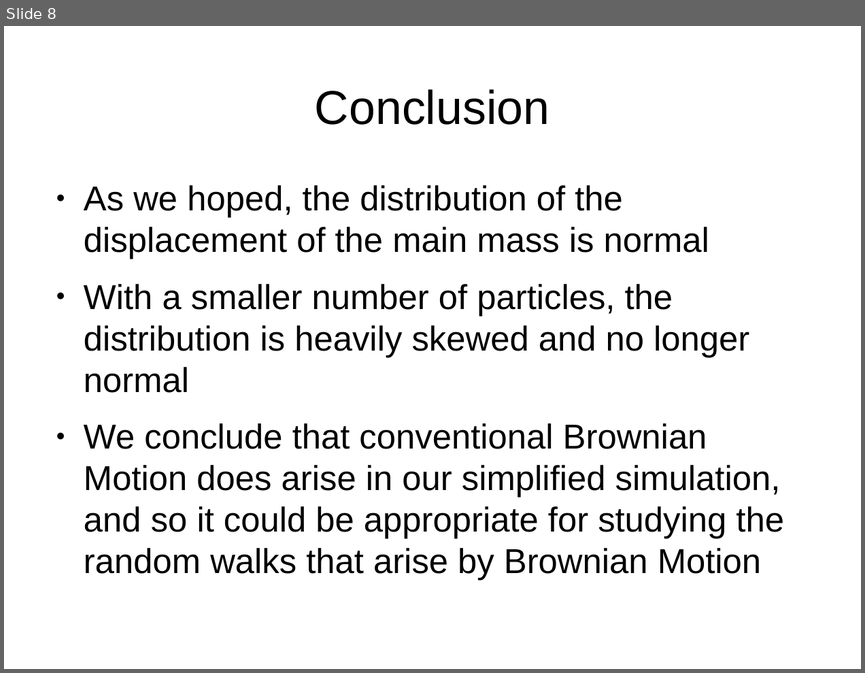
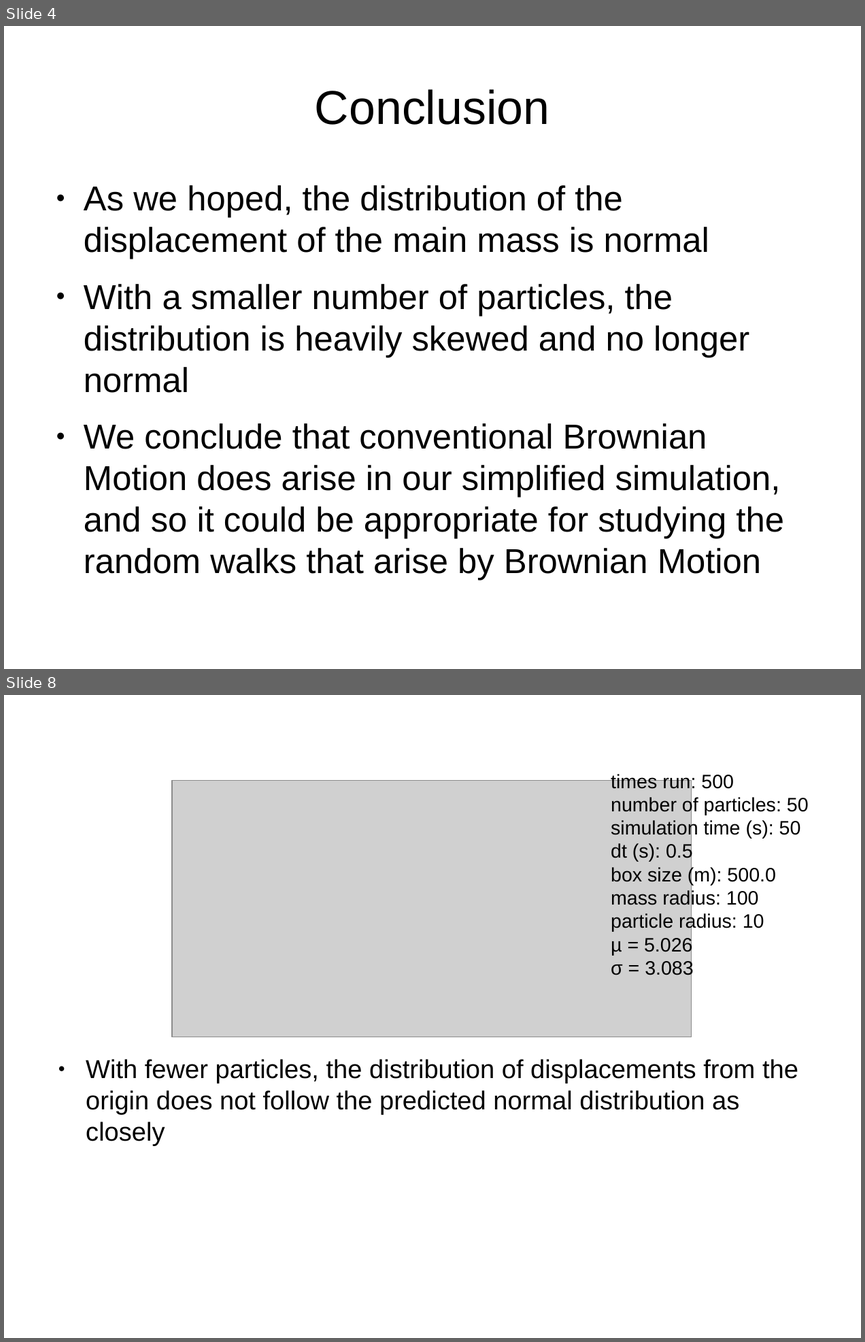
Before and after one commit to djynth/brownian-motion, a slide deck: Slides.odp. Shown one above the other, each under a label of ours: slide 8 before the commit, slides 4 and 8 after it; the slides between them are not shown. The pictures are 865x673 and 865x1342 pixels, drawn with LibreOffice and Linux fonts; fonts in the diff are those of the drawing; grey boxes stand for pictures. Boxes give left, top, right and bottom in pixels: in the first picture for what was removed or moved away, otherwise in the second. Text is boxed around its words. In the diff, an @@ line names an element or a change of style, - is before the commit and + after.

```diff
--- a/Slides.odp
+++ b/Slides.odp
@@ slide 8 added at (x1=4, y1=695, x2=861, y2=1338), background #FFFFFF @@
@@ text added at (x1=611, y1=773, x2=808, y2=979), 18 pt, text #000000 @@
+times run: 500
+number of particles: 50
+simulation time (s): 50
+dt (s): 0.5
+box size (m): 500.0
+mass radius: 100
+particle radius: 10
+µ = 5.026
+σ = 3.083
@@ picture added at (x1=172, y1=781, x2=691, y2=1037) @@
@@ text added at (x1=86, y1=1059, x2=798, y2=1146), 24 pt, text #000000 @@
+● With fewer particles, the distribution of displacements from the origin does not follow the predicted normal distribution as closely
@@ what was slide 8 is now slide 4 @@
```
Also in this commit, not shown: 2 slides changed, 1 other slide added, 2 slides removed.
